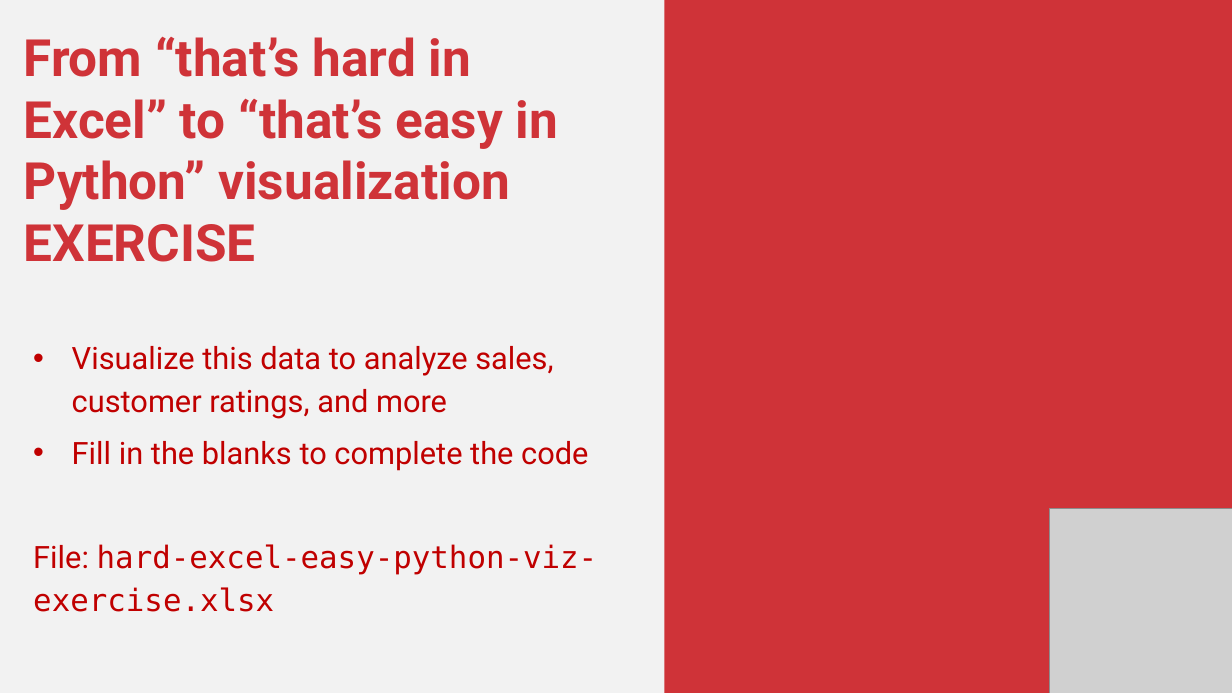
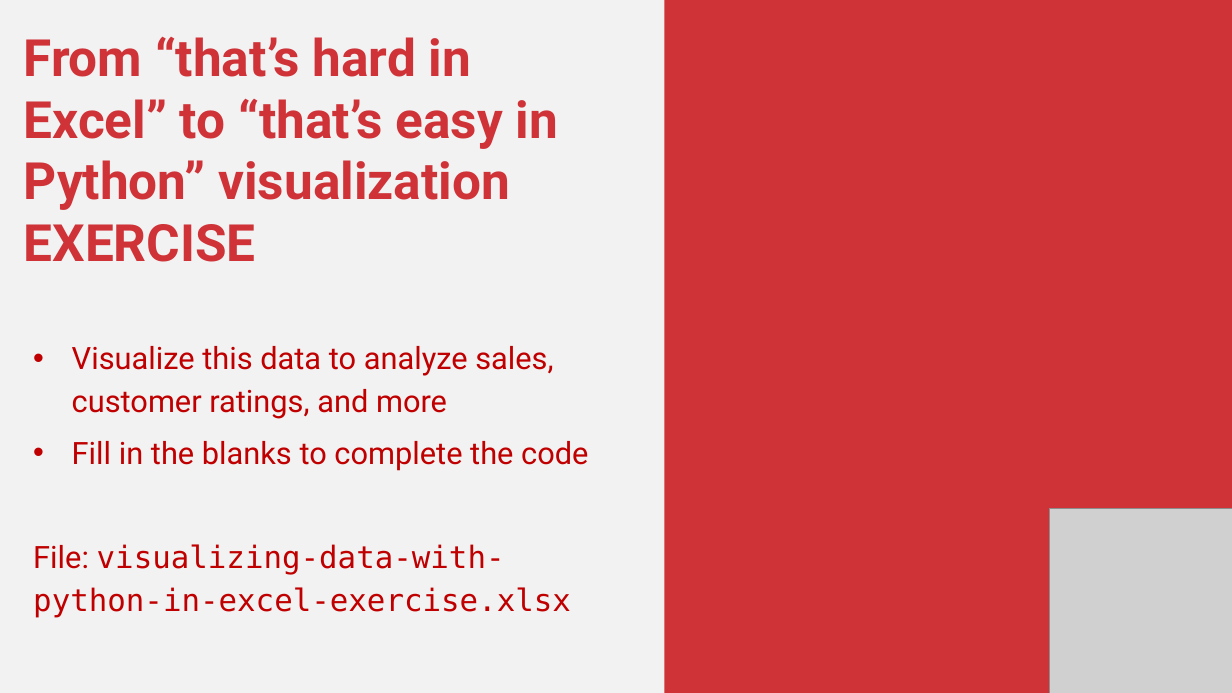
Before and after one commit to stringfestdata/global-excel-summit-python-in-excel-2025, a slide deck: slide 14 of pie-masterclass.pptx (slide 12 before the commit). Drawn at 1232x693 pixels with LibreOffice and Linux fonts; fonts in the diff are those of the drawing; grey boxes stand for pictures. Boxes give left, top, right and bottom in pixels: in the first picture for what was removed or moved away, otherwise in the second. Text is boxed around its words. In the diff, an @@ line names an element or a change of style, - is before the commit and + after.

```diff
--- a/pie-masterclass.pptx
+++ b/pie-masterclass.pptx
@@ text at bbox=[33, 544, 571, 617]: text changed @@
-File: hard-excel-easy-python-viz-exercise.xlsx
+File: visualizing-data-with-python-in-excel-exercise.xlsx
```
Also in this commit, not shown: 3 other slides changed, 2 slides added, 19 other files.
